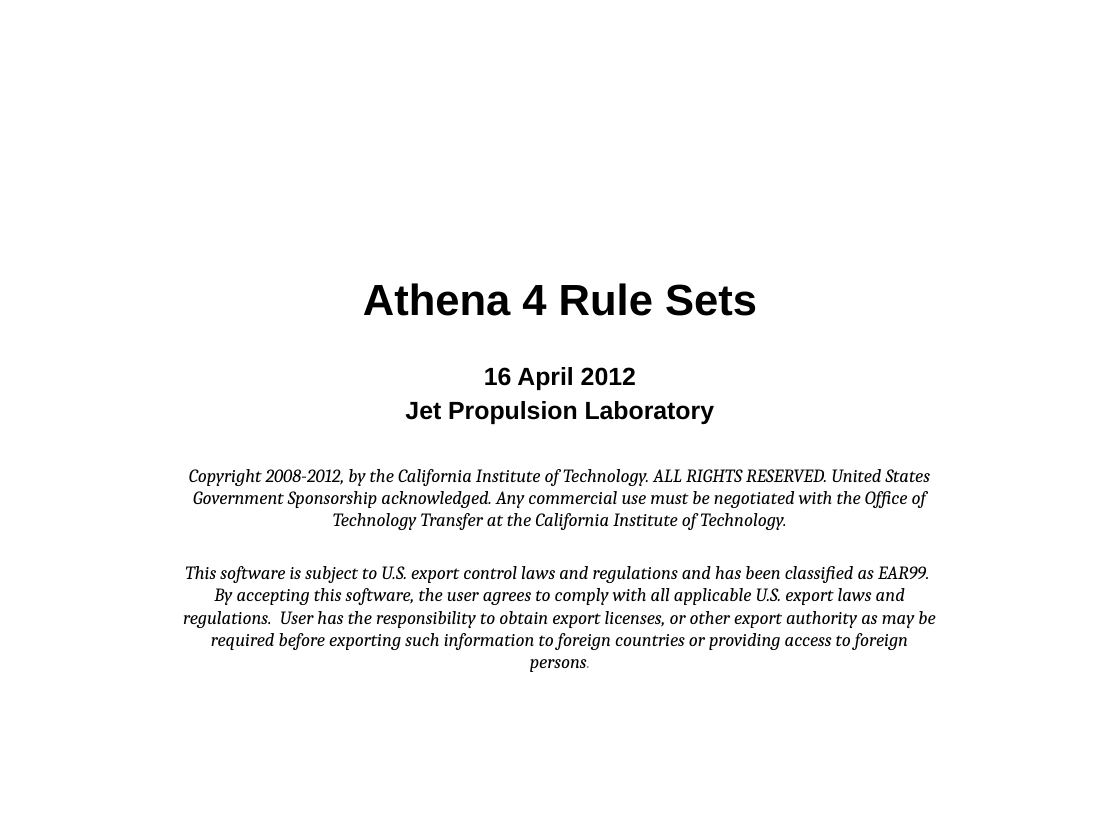
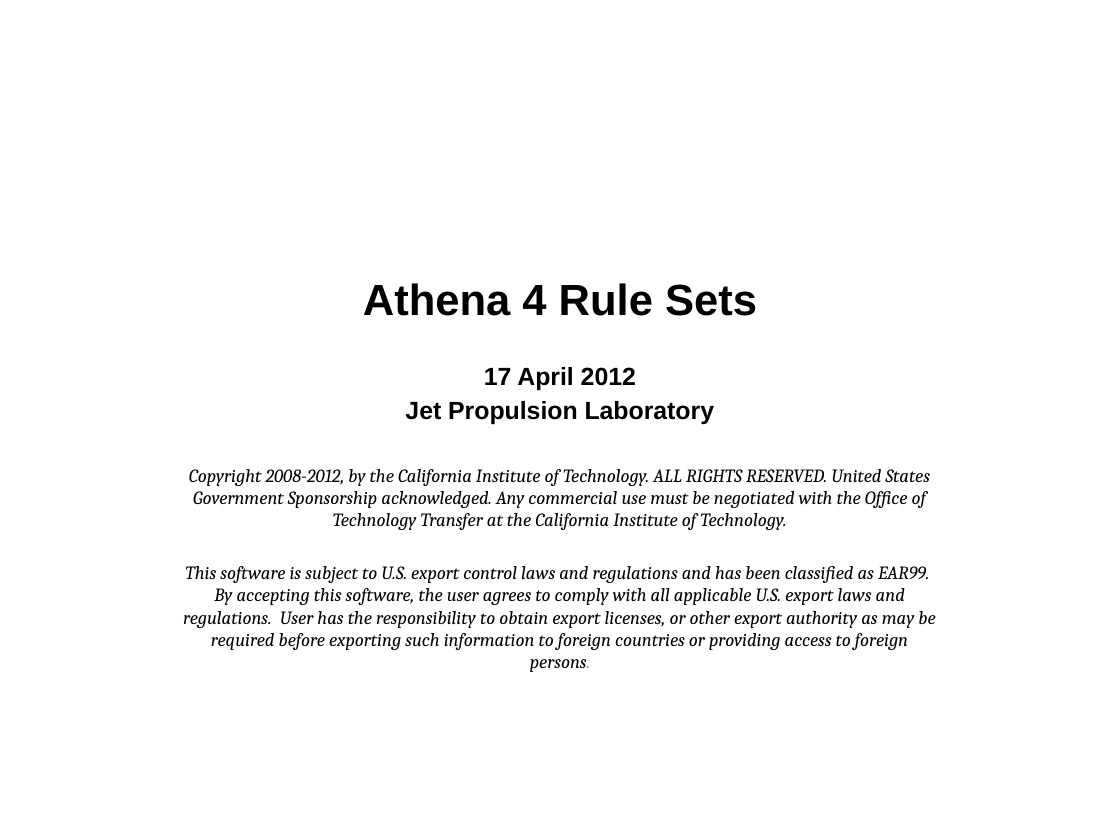
Before and after one commit to AthenaModel/athena-legacy, a slide deck: slide 1 of docs/dev/rules.pptx. Drawn at 1120x840 pixels with LibreOffice and Linux fonts; fonts in the diff are those of the drawing. Boxes give left, top, right and bottom in pixels: in the first picture for what was removed or moved away, otherwise in the second. Text is boxed around its words. In the diff, an @@ line names an element or a change of style, - is before the commit and + after.

```diff
--- a/docs/dev/rules.pptx
+++ b/docs/dev/rules.pptx
@@ subtitle at (484, 367, 636, 390): text changed @@
-16 April 2012
+17 April 2012
```
Also in this commit, not shown: 73 other slides changed.
